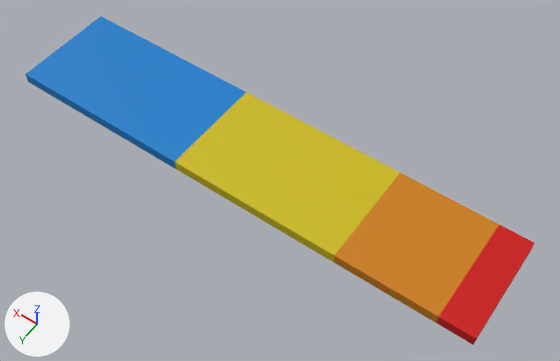
The FBX model Data/Model/Stage/2.Sundome/Sundome.fbx: old version first, new version second.
The view is the same before and after, from a camera (50 mm lens) standing at (-0.268, 0.341, 0.515) and looking at (-0.03, 0.008, -0.008). Arrows for +X, +Y and +Z are at lower left; the lights stay in place. Where no turn or scale is listed for an object, it has been applied to the vertices.

In view in the first picture: 'Terrain'.
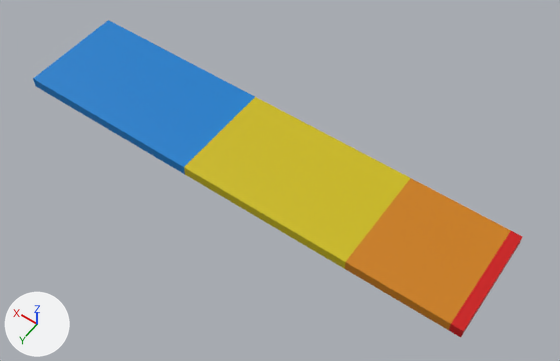
The edits, one by one:
me_terrainmesh is used by ob_terrain; location (0.0, 0.0, 0.0).
me_terrainmesh had 2849 vertices, 5472 faces and spanned x -0.235..0.225, y -0.045..0.055, z 0.0..0.01.
me_terrainmesh now has 2733 vertices, 5248 faces and spans x -0.225..0.215, y -0.045..0.055, z 0.0..0.01.
me_terrainmesh part 1: 54 vertices moved from x -0.235..-0.23, y -0.045..0.055, z 0.0..0.005 to x -0.225, y -0.04..0.05, z 0.0..0.005; 80 vertices removed from x -0.235..-0.23, y -0.045..0.055, z 0.0..0.01; 22 vertices added at x -0.225, y -0.04..0.05, z 0.0..0.008.
me_terrainmesh part 2: 54 vertices moved from x 0.22..0.225, y -0.045..0.055, z 0.0..0.005 to x 0.215, y -0.04..0.05, z 0.0..0.005; 80 vertices removed from x 0.22..0.225, y -0.045..0.055, z 0.0..0.01; 22 vertices added at x 0.215, y -0.04..0.05, z 0.0..0.008.
me_terrainmesh part 3: 336 kept faces spanning x -0.215..0.045, y -0.045..0.055, z 0.0..0.01 get new texture (UV) coordinates.

What differs and where, as boxes [x1, y1, x2, y2] in the pictures (560 x 361 px; the box of a moved part takes in the faces that stretch with it):
'Terrain', reshaped: before [26, 16, 534, 345]; after [33, 20, 523, 337]
part 1 of me_terrainmesh, moved or reshaped: before [461, 237, 534, 345]; after [461, 240, 521, 337]
part 2 of me_terrainmesh, moved or reshaped (not visible afterwards): before [26, 16, 108, 86]
part 3 of me_terrainmesh, surface changed: [175, 92, 511, 330] in both
